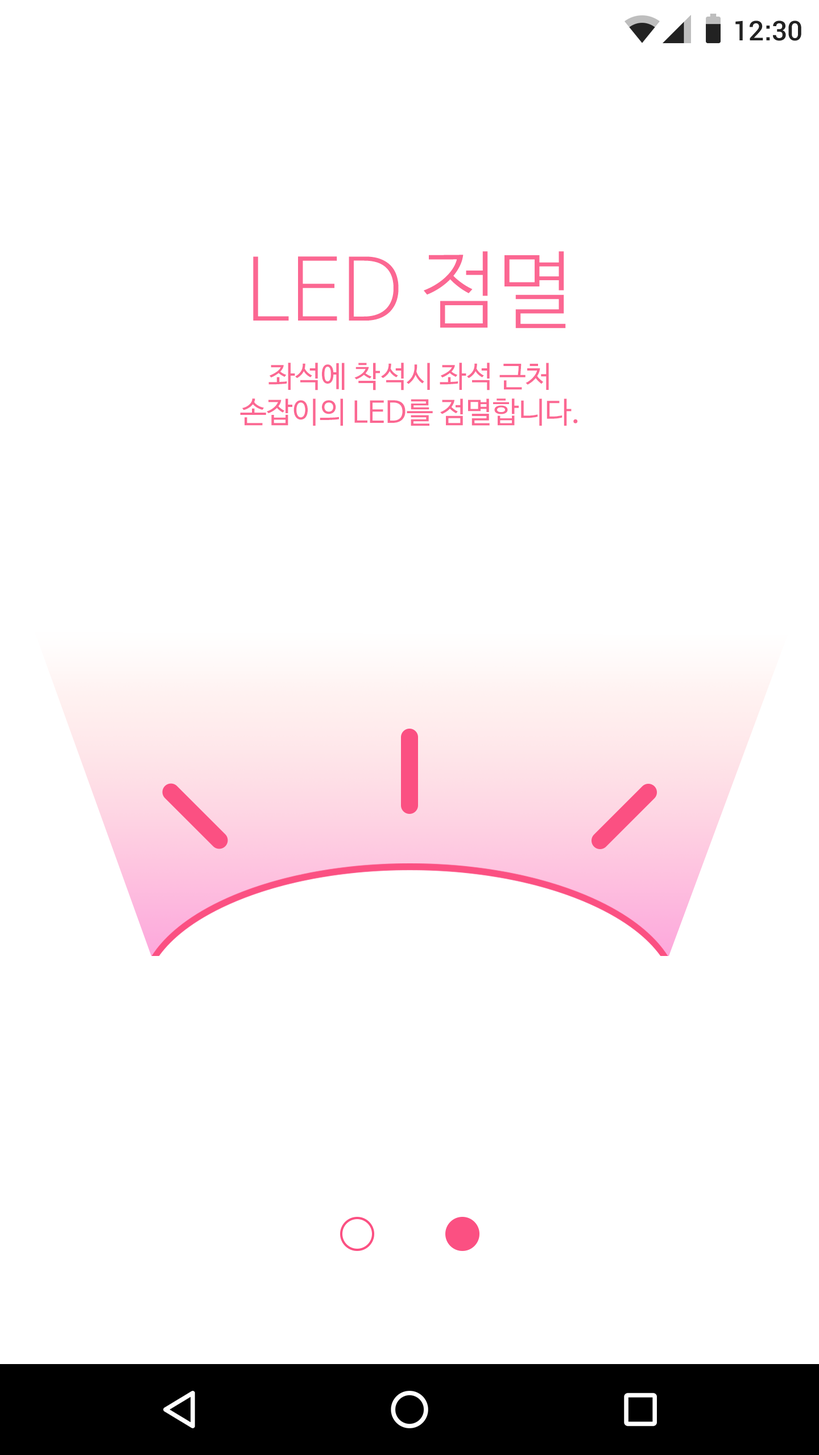
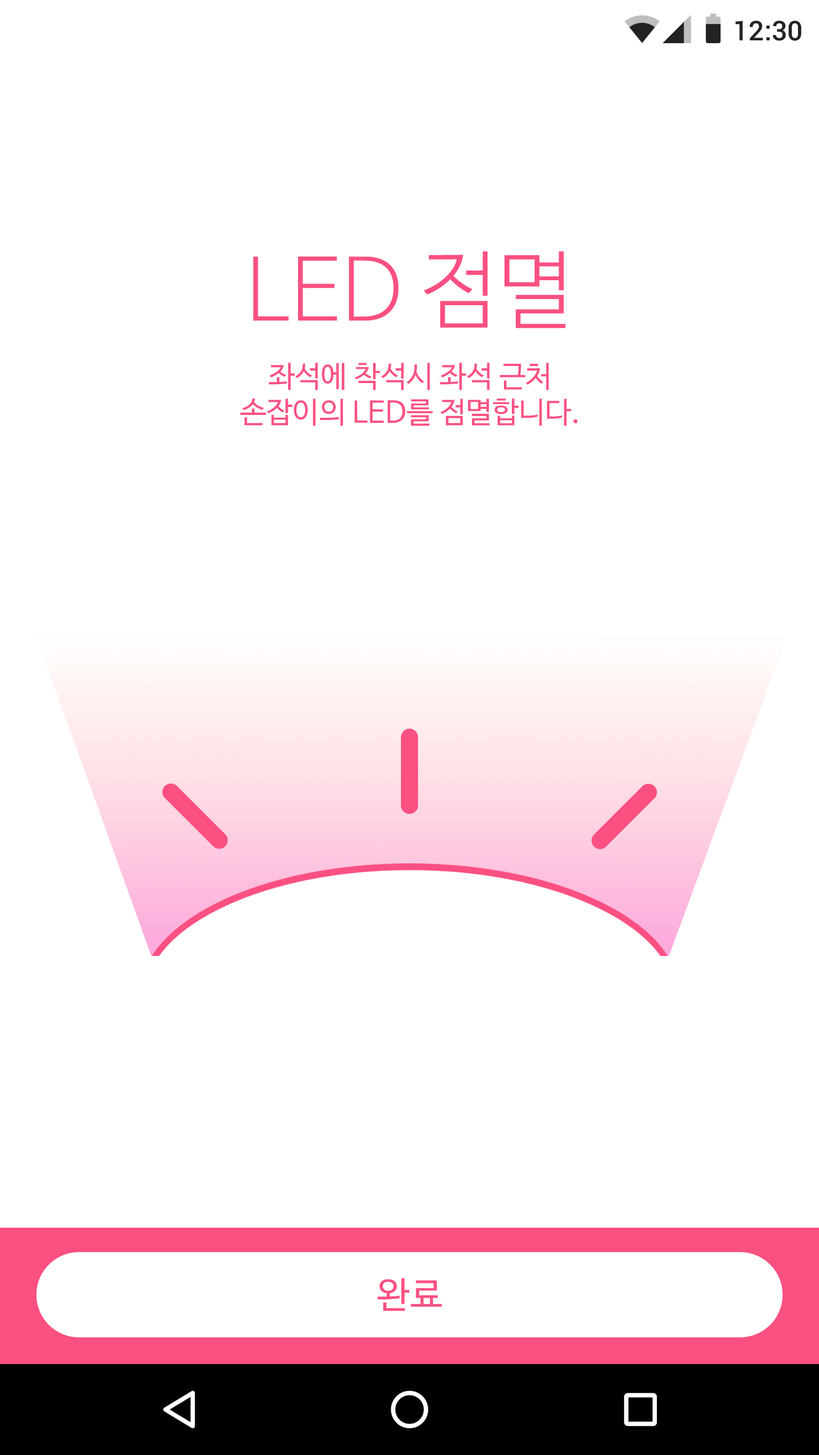
Two versions of the same layered image (819 × 1455). Layer-by-layer changes:
"사각형 1": opacity 50% → 100%, painted on it, unmasked it over [151, 863, 668, 957]
removed group "목차" (2 layers) over [339, 1217, 480, 1252]
removed layer "타원 1 복사" from group "목차" over [445, 1217, 480, 1252]
removed layer "타원 1" from group "목차" over [339, 1217, 375, 1252]
added group "그룹 4" with 4 layers above "좌석에 착석시 좌석 근처 손잡이의 LED를 점멸합니다." over [0, 1227, 819, 1365]
added group "그룹 3" with 2 layers in group "그룹 4" over [36, 1252, 783, 1338]
added layer "완료" in group "그룹 3" over [377, 1278, 442, 1312]
added layer "모서리가 둥근 직사각형 2" in group "그룹 3" over [36, 1252, 783, 1338]
added layer "사각형 2" in group "그룹 4" over [0, 1227, 819, 1365]
painted on "좌석에 착석시 좌석 근처 손잡이의 LED를 점멸합니다." over [239, 362, 578, 426]
painted on "LED 점멸" over [252, 251, 566, 329]
